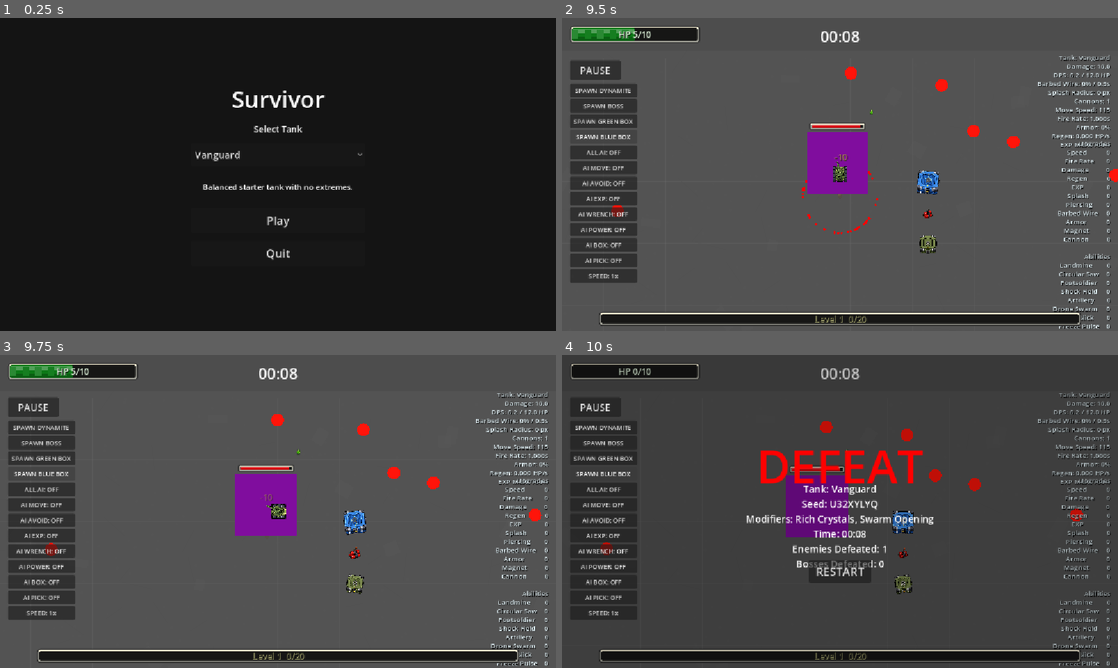
Above: before the commit, frames 1-4 (two rows, left to right).
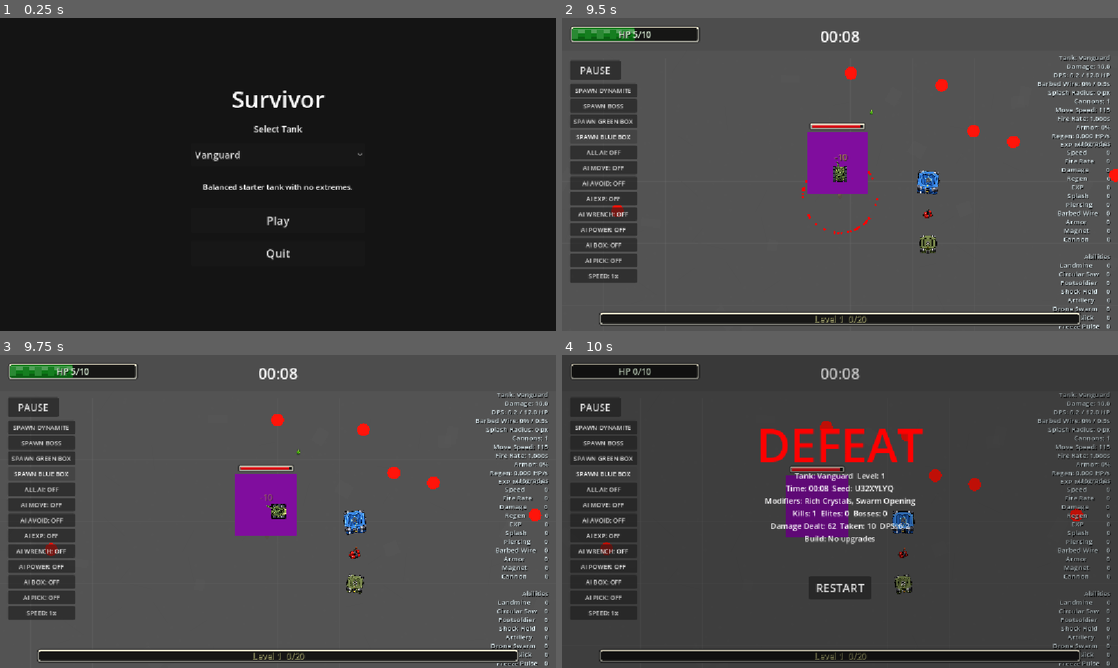
Above: after the commit, the same moments.

Repository: satoshimatos/autonomous-survivor
Game: Godot game, scene res://scenes/core/main_menu.tscn
Two runs of this game, one before a commit and one after it. Both use one fixed random seed, a clock stepped at 60 frames per second and the inputs below.
Inputs:
- Up to frame 1 (0.25 s): no input
- Up to frame 2 (9.5 s): click "Play" at 0.5 s; hold W (move_up) 1.28-2 s; click "SPAWN DYNAMITE" at 2 s; click "SPAWN BOSS" at 2.75 s; click "SPAWN GREEN BOX" at 3.5 s; click "SPAWN BLUE BOX" at 4.25 s; hold W (move_up) 5.03-5.78 s; hold A (move_left) 5.78-7.28 s; hold S (move_down) 7.28-8.03 s; hold D (move_right) 8.03-8.78 s; hold W (move_up) from 8.78 s (still down)
- Up to frame 3 (9.75 s): release W (move_up) at 9.53 s; hold D (move_right) from 9.53 s (still down)
- Up to frame 4 (10 s): keep holding D (move_right)

Frames 1-3 are identical in both runs. In frame 4, 5.1% of the frame differs, in the area x 33-67%, y 23-76%.
Error in both runs: Trying to assign an array of type "Array" to a variable of type "Array[Dictionary]". (res://scripts/enemies/boss_enemy.gd:70)

Commit message:
Add run summary telemetry

Diff:
--- a/scenes/core/main.tscn
+++ b/scenes/core/main.tscn
@@ -200,9 +200,9 @@
 anchor_right = 0.5
 anchor_bottom = 0.5
 offset_left = -173.0
-offset_top = -161.0
+offset_top = -205.0
 offset_right = 173.0
-offset_bottom = -29.0
+offset_bottom = -73.0
 grow_horizontal = 2
 grow_vertical = 2
 theme_override_colors/font_color = Color(1, 0, 0, 1)
@@ -217,13 +217,13 @@
 anchor_top = 0.5
 anchor_right = 0.5
 anchor_bottom = 0.5
-offset_left = -260.0
-offset_top = -44.0
-offset_right = 260.0
-offset_bottom = 104.0
-grow_horizontal = 2
-grow_vertical = 2
-theme_override_font_sizes/font_size = 20
+offset_left = -380.0
+offset_top = -86.0
+offset_right = 380.0
+offset_bottom = 122.0
+grow_horizontal = 2
+grow_vertical = 2
+theme_override_font_sizes/font_size = 16
 text = "Enemies Defeated: 0"
 horizontal_alignment = 1
 
@@ -236,9 +236,9 @@
 anchor_right = 0.5
 anchor_bottom = 0.5
 offset_left = -64.0
-offset_top = 100.0
+offset_top = 134.0
 offset_right = 64.0
-offset_bottom = 148.0
+offset_bottom = 182.0
 grow_horizontal = 2
 grow_vertical = 2
 theme_override_font_sizes/font_size = 24
--- a/scripts/core/main.gd
+++ b/scripts/core/main.gd
@@ -31,6 +31,9 @@
 var is_player_paused: bool = false
 var enemies_defeated: int = 0
 var bosses_defeated: int = 0
+var elites_defeated: int = 0
+var total_damage_dealt: int = 0
+var total_damage_taken: int = 0
 var debug_time_scale_index: int = 0
 var is_startup_loading: bool = true
 var player_damage_events: Array[Dictionary] = []
@@ -229,15 +232,7 @@
 		var unlock_text := ""
 		if not unlocked_messages.is_empty():
 			unlock_text = "\nUnlocked: %s" % ", ".join(unlocked_messages)
-		%ResultLabel.text = "Tank: %s\nSeed: %s\nModifiers: %s\nTime: %s\nEnemies Defeated: %s\nBosses Defeated: %s%s" % [
-			player.selected_tank_name,
-			run_seed_text,
-			run_modifier_summary,
-			get_formatted_run_time(),
-			enemies_defeated,
-			bosses_defeated,
-			unlock_text,
-		]
+		%ResultLabel.text = get_run_summary_text(unlock_text)
 	)
 
 
@@ -506,11 +501,16 @@
 	if amount <= 0:
 		return
 
+	total_damage_dealt += amount
 	player_damage_events.append({
 		"time": run_time,
 		"damage": float(amount),
 	})
 	update_player_dps()
+
+
+func record_player_damage_taken(amount: int) -> void:
+	total_damage_taken += max(amount, 0)
 
 
 func update_player_dps() -> void:
@@ -855,6 +855,8 @@
 
 func _on_enemy_defeated(enemy_position: Vector2, exp_drop_count: int = 1, exp_drop_min_tier: int = BLUE_ORB_TIER, death_payload: Dictionary = {}) -> void:
 	enemies_defeated += 1
+	if String(death_payload.get("elite_affix", "")) != "":
+		elites_defeated += 1
 	var mass_damage_active := dynamite_blast_active or splash_blast_active
 
 	if not mass_damage_active:
@@ -1323,6 +1325,74 @@
 		regen_per_second,
 		exp_multiplier_percent
 	]
+
+
+func get_run_summary_text(unlock_text: String) -> String:
+	var lines: Array[String] = [
+		"Tank: %s  Level: %s" % [player.selected_tank_name, player.level],
+		"Time: %s  Seed: %s" % [get_formatted_run_time(), run_seed_text],
+		"Modifiers: %s" % run_modifier_summary,
+		"Kills: %s  Elites: %s  Bosses: %s" % [enemies_defeated, elites_defeated, bosses_defeated],
+		"Damage Dealt: %s  Taken: %s  DPS: %.1f" % [total_damage_dealt, total_damage_taken, player_dps],
+		"Build: %s" % get_build_summary_text(),
+	]
+	if unlock_text != "":
+		lines.append(unlock_text.strip_edges())
+	return "\n".join(lines)
+
+
+func get_build_summary_text() -> String:
+	var entries := get_ranked_build_entries()
+	if entries.is_empty():
+		return "No upgrades"
+
+	var top_entries: Array[String] = []
+	for i in range(mini(4, entries.size())):
+		top_entries.append("%s %s" % [String(entries[i].name), int(entries[i].level)])
+	return ", ".join(top_entries)
+
+
+func get_ranked_build_entries() -> Array[Dictionary]:
+	var entries: Array[Dictionary] = []
+	add_build_entry(entries, "Damage", player.damage_level)
+	add_build_entry(entries, "Fire Rate", player.fire_rate_level)
+	add_build_entry(entries, "Speed", player.speed_level)
+	add_build_entry(entries, "Armor", player.armor_level)
+	add_build_entry(entries, "Cannon", player.cannon_level)
+	add_build_entry(entries, "Piercing", player.piercing_level)
+	add_build_entry(entries, "Splash", player.splash_level)
+	add_build_entry(entries, "Magnet", player.magnet_level)
+	add_build_entry(entries, "Regen", player.regeneration_level)
+	add_build_entry(entries, "EXP", player.exp_bonus_level)
+	add_build_entry(entries, "Barbed Wire", player.barbed_wire_level)
+	add_build_entry(entries, "Landmine", player.landmine_level)
+	add_build_entry(entries, "Circular Saw", player.circular_saw_level)
+	add_build_entry(entries, "Footsoldier", player.footsoldier_level)
+	add_build_entry(entries, "Shock Field", player.shock_field_level)
+	add_build_entry(entries, "Artillery", player.artillery_level)
+	add_build_entry(entries, "Drone Swarm", player.drone_swarm_level)
+	add_build_entry(entries, "Oil Slick", player.oil_slick_level)
+	add_build_entry(entries, "Freeze Pulse", player.freeze_pulse_level)
+	return get_entries_sorted_by_level(entries)
+
+
+func add_build_entry(entries: Array[Dictionary], entry_name: String, level: int) -> void:
+	if level > 0:
+		entries.append({"name": entry_name, "level": level})
+
+
+func get_entries_sorted_by_level(entries: Array[Dictionary]) -> Array[Dictionary]:
+	var sorted_entries: Array[Dictionary] = entries.duplicate(true)
+	for i in range(sorted_entries.size()):
+		var best_index := i
+		for j in range(i + 1, sorted_entries.size()):
+			if int(sorted_entries[j].level) > int(sorted_entries[best_index].level):
+				best_index = j
+		if best_index != i:
+			var temp := sorted_entries[i]
+			sorted_entries[i] = sorted_entries[best_index]
+			sorted_entries[best_index] = temp
+	return sorted_entries
 
 
 func update_upgrade_inventory_label() -> void:
--- a/scripts/enemies/enemy.gd
+++ b/scripts/enemies/enemy.gd
@@ -68,7 +68,9 @@
 	movement_style = String(config.get("movement_style", movement_style))
 	variant_color = config.get("color", Color.WHITE) as Color
 	variant_scale = float(config.get("scale", 1.0))
-	death_payload = config.get("death_payload", {}) as Dictionary
+	death_payload = (config.get("death_payload", {}) as Dictionary).duplicate(true)
+	if config.has("elite_affix"):
+		death_payload["elite_affix"] = String(config.get("elite_affix", ""))
 	if is_node_ready():
 		base_health = health
 		max_health = health
--- a/scripts/player/player.gd
+++ b/scripts/player/player.gd
@@ -774,7 +774,11 @@
 	if i_timer < i_window:
 		return false
 	var reduced_damage := maxi(1, int(ceil(float(damage_amount) * (1.0 - get_armor_damage_reduction()))))
+	var previous_health := health
 	health = max(health - reduced_damage, 0)
+	var main := get_tree().current_scene
+	if main and main.has_method("record_player_damage_taken"):
+		main.record_player_damage_taken(previous_health - health)
 	if camera.has_method("start_shake"):
 		camera.start_shake()
 	damaged.emit(global_position)
Not shown, changed: BACKLOG.md
Not shown, changed: README.md
